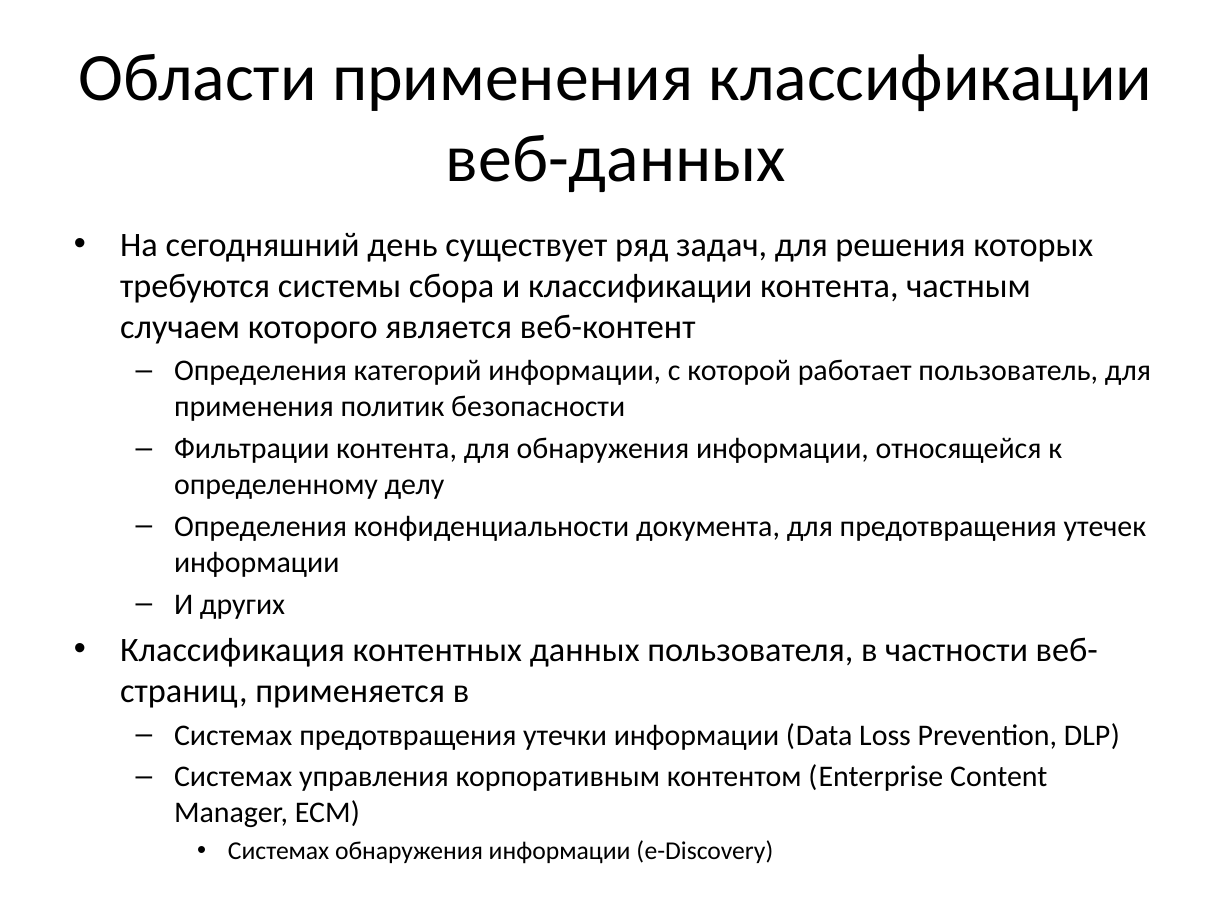
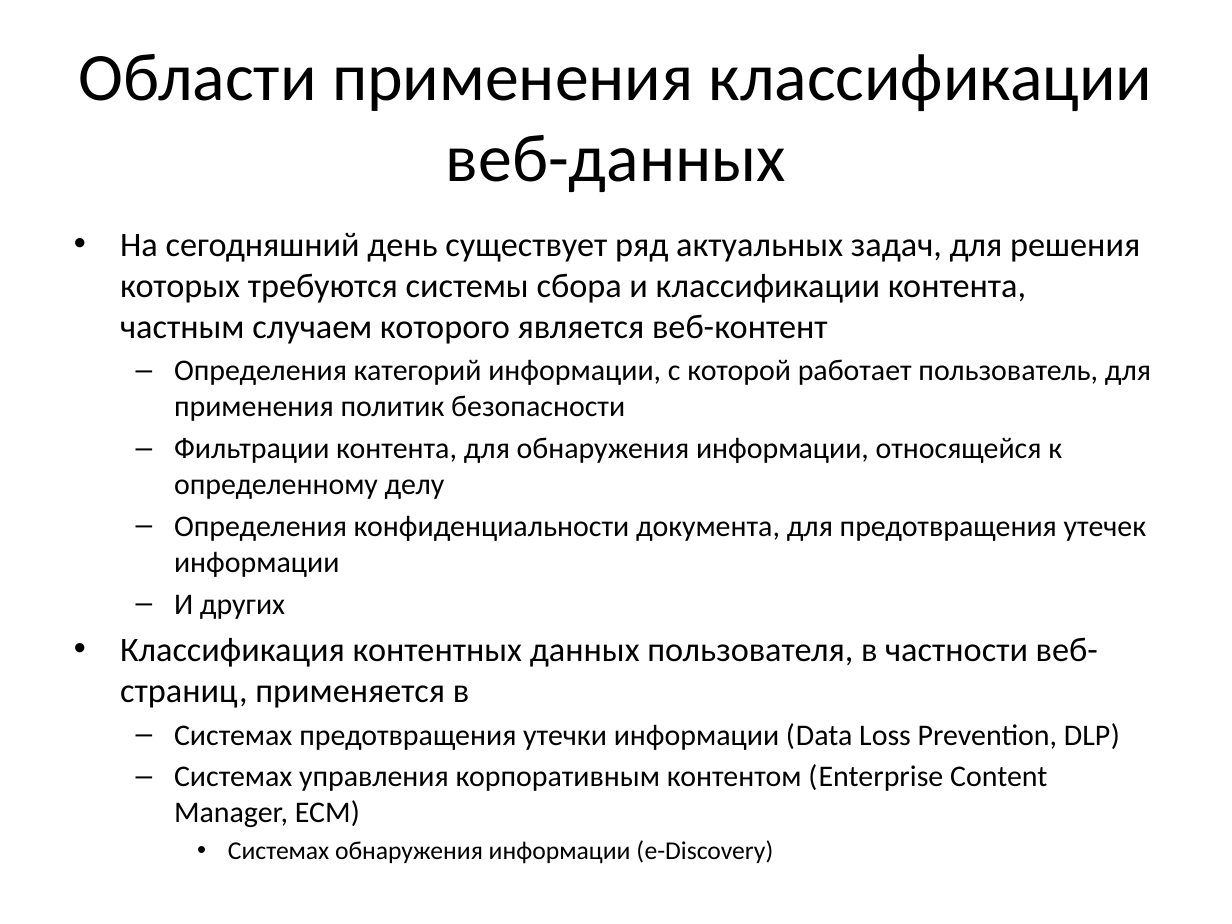
Before and after one commit to Oksert/Diplom_text, a slide deck: slide 3 of Треско_презентация.pptx. Drawn at 1232x924 pixels with LibreOffice and Linux fonts; fonts in the diff are those of the drawing. Boxes give left, top, right and bottom in pixels: in the first picture for what was removed or moved away, otherwise in the second. Text is boxed around its words. In the diff, an @@ line names an element or a change of style, - is before the commit and + after.

```diff
--- a/Треско_презентация.pptx
+++ b/Треско_презентация.pptx
@@ text at bbox=[120, 233, 1140, 344]: text changed @@
-• На сегодняшний день существует ряд задач, для решения которых требуются системы сбора и классификации контента, частным случаем которого является веб-контент
+• На сегодняшний день существует ряд актуальных задач, для решения которых требуются системы сбора и классификации контента, частным случаем которого является веб-контент
```
Also in this commit, not shown: 10 other slides changed, 1 slide added, 9 other files.
